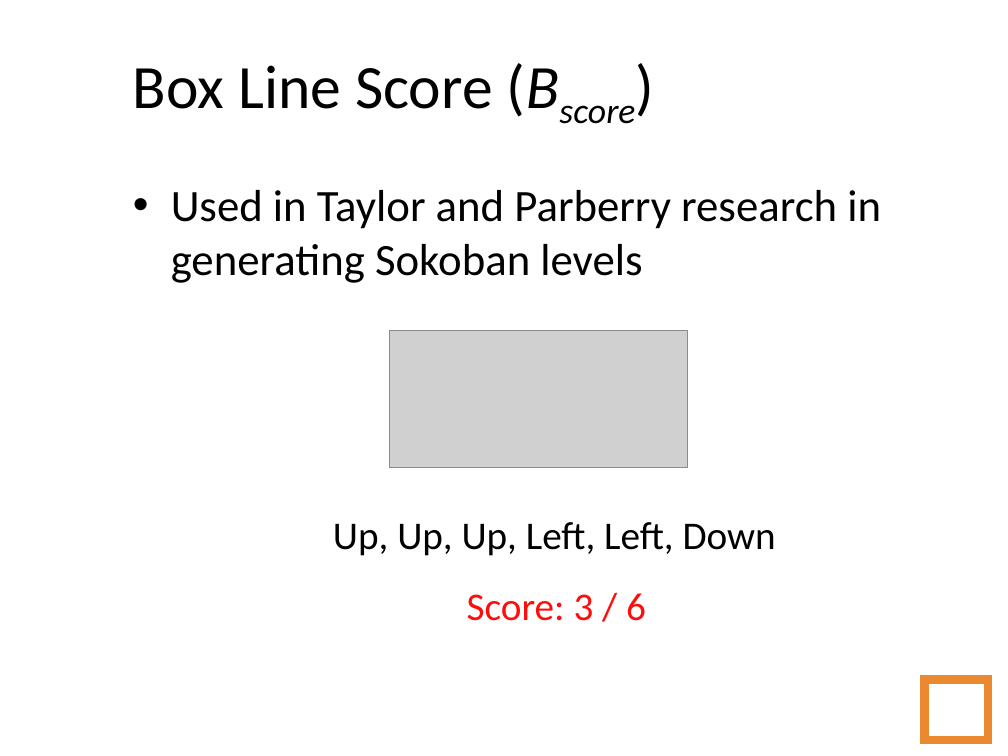
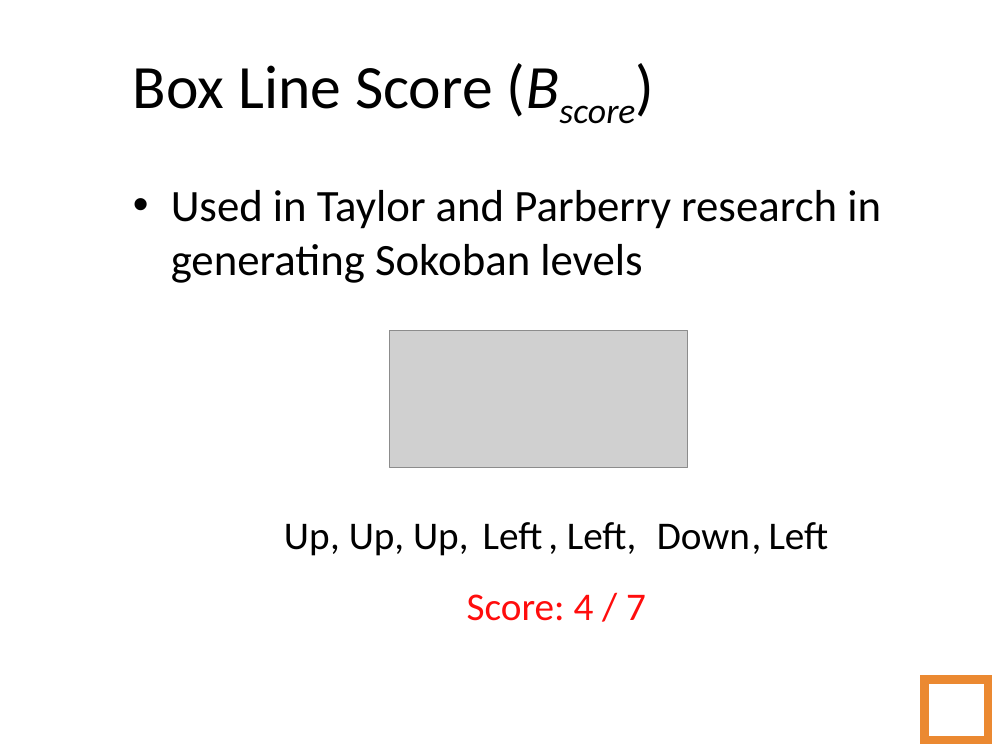
Before and after one commit to amidos2006/Automatic-Game-Script-Generation, a slide deck: slide 51 of Presentation/Automatic Game Script Generation.ppt (slide 48 before the commit). Drawn at 1008x756 pixels with LibreOffice and Linux fonts; fonts in the diff are those of the drawing; grey boxes stand for pictures; background and template pictures are left out. Boxes give left, top, right and bottom in pixels: in the first picture for what was removed or moved away, otherwise in the second. Text is boxed around its words. In the diff, an @@ line names an element or a change of style, - is before the commit and + after.

```diff
--- a/Presentation/Automatic Game Script Generation.ppt
+++ b/Presentation/Automatic Game Script Generation.ppt
@@ text added at box(284, 524, 330, 556), 28 pt, text #000000 @@
+Up
@@ text at box(349, 522, 636, 556): text changed @@
-Up, Up, Up, Left, Left, Down
+, Up, Up, , Left, ,
@@ text added at box(483, 522, 543, 550), 28 pt, text #000000 @@
+Left
@@ text added at box(657, 524, 750, 550), 28 pt, text #000000 @@
+Down
@@ text added at box(769, 522, 829, 550), 28 pt, text #000000 @@
+Left
@@ text at box(467, 594, 646, 621): text changed @@
-Score: 3 / 6
+Score: 4 / 7
```
Also in this commit, not shown: 28 other slides changed, 7 slides added.
